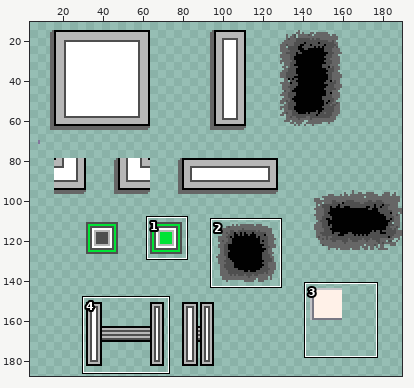
Sprite sheet: Assets/Art/Tilemap/Tilemap.png. Above, an overview of the earlier version with the close-up marked.
Close-up. Earlier state:
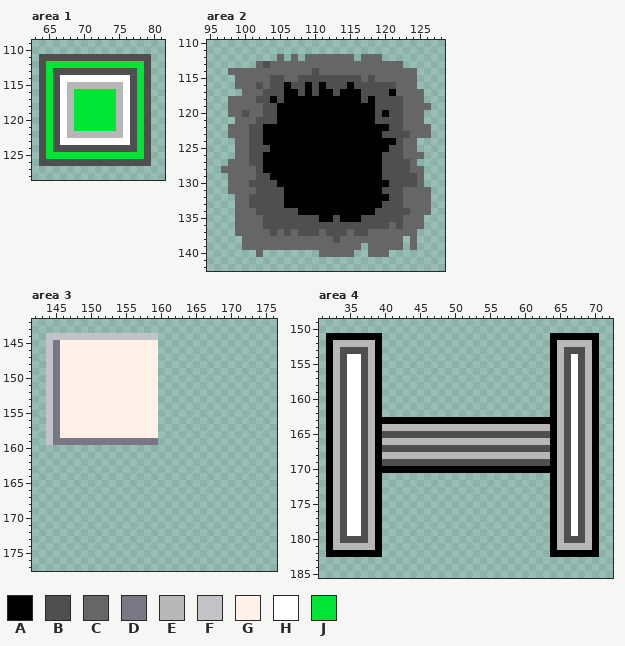
The file is 190x190 pixels. Colours within 5 levels of each other are drawn and written as one. Shown: area 1: x 63..81, y 109..128; area 2: x 95..128, y 110..142; area 3: x 142..176, y 142..177; area 4: x 31..72, y 149..185. The wide view leaves out empty margins. The commit also changed other parts of the picture, which this record leaves out.
Palette (. is transparent): A #000000fd  B #4f4f4f  C #666666  D #787884  E #b7b7b7fd  F #c2c3c7  G #fff1e8  H #ffffff  J #00e436
Pixels before, area 1, first column x 64:
111 BBBBBBBBBBBBBBBB
112 BJJJJJJJJJJJJJJB
113 BJBBBBBBBBBBBBJB
114 BJBHHHHHHHHHHBJB
115 BJBHEEEEEEEEHBJB
116 BJBHEJJJJJJEHBJB
117 BJBHEJJJJJJEHBJB
118 BJBHEJJJJJJEHBJB
119 BJBHEJJJJJJEHBJB
120 BJBHEJJJJJJEHBJB
121 BJBHEJJJJJJEHBJB
122 BJBHEEEEEEEEHBJB
123 BJBHHHHHHHHHHBJB
124 BJBBBBBBBBBBBBJB
125 BJJJJJJJJJJJJJJB
126 BBBBBBBBBBBBBBBB
Pixels before, area 2, first column x 97:
112 ........C.C.CCCCCCC.CCC.......
113 .....CBCCCCCCCCCCCCCCCCCCC....
114 .CCCCCCCCCCCCBCCCCCCCCCCCCCC..
115 ..CCCCCBBCCBBBBBBBBBCBCCCCCC..
116 ..CCCBCBBABBABABBBABBBBBBCCC..
117 ...CCCBBBAABABAABAAABBBBACCCC.
118 .CCCCBBABAAAAAAAAAAABABBBBCCC.
119 .CCCCCBBAAAAAAAAAAAAAABBBBCCCC
120 .CCBCCBBAAAAAAAAAAAAAABABBCCC.
121 ..CCCBBBAAAAAAAAAAAAAABBBBCCC.
122 .CCCBBAAAAAAAAAAAAAAAAAABBCCCC
123 .CCCBBAAAAAAAAAAAAAAAAABBBBCCC
124 ..CCBBAAAAAAAAAAAAAAAAAAABCC..
125 ..CCBBBAAAAAAAAAAAAAAAAABBCC..
126 ..CCBBAAAAAAAAAAAAAAAAABBBCCC.
127 .CCCBBAAAAAAAAAAAAAAAAABBBBC..
128 CCCCCBAAAAAAAAAAAAAAAAABBBBCC.
129 .CCCCBBAAAAAAAAAAAAAAAABBBBBC.
130 .CCCBBBBAAAAAAAAAAAAAAAABBBBC.
131 .CCCCBBBBAAAAAAAAAAAAAABBBCCCC
132 ..CCBBBBBAAAAAAAAAAAAAAABBCCCC
133 ..CCBBBBBAAAAAAAAAAAAAABBBCCCC
134 ..CCCBBBBBBAAAAAAAAAAABBBBBCCC
135 ..CCCCBBBBBBBBAABAAABBBBBBCCC.
136 ..CCCCBBBBBBBBBBBBBBBBBBCBCCC.
137 ..CCCCCBCBCBBBCBBBCBBCCCCCCC..
138 ...CCCCCCCCCCCCCBCCCCCCCCC.C..
139 ...CCCCCCCCCCCCCCCCC.CCCCC.C..
140 .....C........CCCCC..CCC......
Pixels before, area 3, first column x 144:
144 FFFFFFFFFFFFFFFF
145 FDGGGGGGGGGGGGGG
146 FDGGGGGGGGGGGGGG
147 FDGGGGGGGGGGGGGG
148 FDGGGGGGGGGGGGGG
149 FDGGGGGGGGGGGGGG
150 FDGGGGGGGGGGGGGG
151 FDGGGGGGGGGGGGGG
152 FDGGGGGGGGGGGGGG
153 FDGGGGGGGGGGGGGG
154 FDGGGGGGGGGGGGGG
155 FDGGGGGGGGGGGGGG
156 FDGGGGGGGGGGGGGG
157 FDGGGGGGGGGGGGGG
158 FDGGGGGGGGGGGGGG
159 FDDDDDDDDDDDDDDD
Pixels before, area 4, first column x 32:
151 AAAAAAAA........................AAAAAAA
152 AEEEEEEA........................AEEEEEA
153 AEBBBBEA........................AEBBBEA
154 AEBHHBEA........................AEBHBEA
155 AEBHHBEA........................AEBHBEA
156 AEBHHBEA........................AEBHBEA
157 AEBHHBEA........................AEBHBEA
158 AEBHHBEA........................AEBHBEA
159 AEBHHBEA........................AEBHBEA
160 AEBHHBEA........................AEBHBEA
161 AEBHHBEA........................AEBHBEA
162 AEBHHBEA........................AEBHBEA
163 AEBHHBEAAAAAAAAAAAAAAAAAAAAAAAAAAEBHBEA
164 AEBHHBEAEEEEEEEEEEEEEEEEEEEEEEEEAEBHBEA
165 AEBHHBEABBBBBBBBBBBBBBBBBBBBBBBBAEBHBEA
166 AEBHHBEAEEEEEEEEEEEEEEEEEEEEEEEEAEBHBEA
167 AEBHHBEABBBBBBBBBBBBBBBBBBBBBBBBAEBHBEA
168 AEBHHBEAEEEEEEEEEEEEEEEEEEEEEEEEAEBHBEA
169 AEBHHBEABBBBBBBBBBBBBBBBBBBBBBBBAEBHBEA
170 AEBHHBEAAAAAAAAAAAAAAAAAAAAAAAAAAEBHBEA
171 AEBHHBEA........................AEBHBEA
172 AEBHHBEA........................AEBHBEA
173 AEBHHBEA........................AEBHBEA
174 AEBHHBEA........................AEBHBEA
175 AEBHHBEA........................AEBHBEA
176 AEBHHBEA........................AEBHBEA
177 AEBHHBEA........................AEBHBEA
178 AEBHHBEA........................AEBHBEA
179 AEBHHBEA........................AEBHBEA
180 AEBBBBEA........................AEBBBEA
181 AEEEEEEA........................AEEEEEA
182 AAAAAAAA........................AAAAAAA
Once edited:
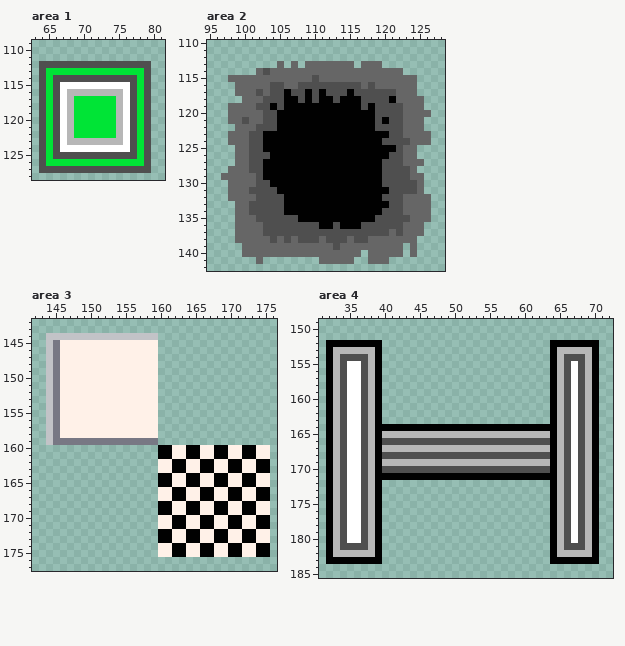
Changes in this commit:
Changed rows in their new state; - is an unchanged pixel.
Area 1:
first column x 64:
111 ................
112 -BBBBBBBBBBBBBB-
113 --JJJJJJJJJJJJ--
114 ---BBBBBBBBBB---
115 ----HHHHHHHH----
116 -----EEEEEE-----
first column x 64:
122 -----JJJJJJ-----
123 ----EEEEEEEE----
124 ---HHHHHHHHHH---
125 --BBBBBBBBBBBB--
126 -JJJJJJJJJJJJJJ-
127 BBBBBBBBBBBBBBBB
Area 2:
first column x 97:
112 --------.-.-.......-...-------
113 -----...-.-.-------.---...----
114 -....-B------C------------..--
115 -C-----CC--CC-CCCCCC-C--------
116 -----C---CC-B-B---B-C-CCC-----
117 --C--BC---B----B-B-B----B---.-
118 -..--C-B---B-B--B----B--AC----
119 -----B-AB-----------B--------.
120 ---C-------------------B-----C
121 -C-B-C-----------------A------
122 -.--C-BB--------------BB-----.
123 -----------------------A--C---
124 -C---------------------BB-B-CC
125 ------A-----------------A-----
126 ------B----------------A----.-
127 -.------------------------C-C-
128 .---B-----------------------.-
129 C-----A--------------------C--
130 ----C--A---------------B------
131 ----B---A--------------A--BB-.
132 -C--C------------------B------
133 -----------------------A------
134 ----B----AA-----------A---C---
135 -----B-----AAA--A---AA----B--C
136 --------------AA-AAA----B-----
137 ------B-B-B---B---B--BBB-B--C-
138 --C----B-B-BBB-B-B-BB-----C---
139 ----------------B---C---------
140 ---CC-CCCCCCCC-----C----CC-C--
141 -----C--------CCCCC--CCC------
Area 3:
first column x 160:
160 AAGGAAGGAAGGAAGG
161 AAGGAAGGAAGGAAGG
162 GGAAGGAAGGAAGGAA
163 GGAAGGAAGGAAGGAA
164 AAGGAAGGAAGGAAGG
165 AAGGAAGGAAGGAAGG
166 GGAAGGAAGGAAGGAA
167 GGAAGGAAGGAAGGAA
168 AAGGAAGGAAGGAAGG
169 AAGGAAGGAAGGAAGG
170 GGAAGGAAGGAAGGAA
171 GGAAGGAAGGAAGGAA
172 AAGGAAGGAAGGAAGG
173 AAGGAAGGAAGGAAGG
174 GGAAGGAAGGAAGGAA
175 GGAAGGAAGGAAGGAA
Area 4:
first column x 32:
151 ........------------------------.......
152 -AAAAAA--------------------------AAAAA-
153 --EEEE----------------------------EEE--
154 ---BB------------------------------B---
first column x 40:
163 ........................
164 AAAAAAAAAAAAAAAAAAAAAAAA
165 EEEEEEEEEEEEEEEEEEEEEEEE
166 BBBBBBBBBBBBBBBBBBBBBBBB
167 EEEEEEEEEEEEEEEEEEEEEEEE
168 BBBBBBBBBBBBBBBBBBBBBBBB
169 EEEEEEEEEEEEEEEEEEEEEEEE
170 BBBBBBBBBBBBBBBBBBBBBBBB
171 AAAAAAAAAAAAAAAAAAAAAAAA
first column x 32:
180 ---HH------------------------------H---
181 --BBBB----------------------------BBB--
182 -EEEEEE--------------------------EEEEE-
183 AAAAAAAA------------------------AAAAAAA
